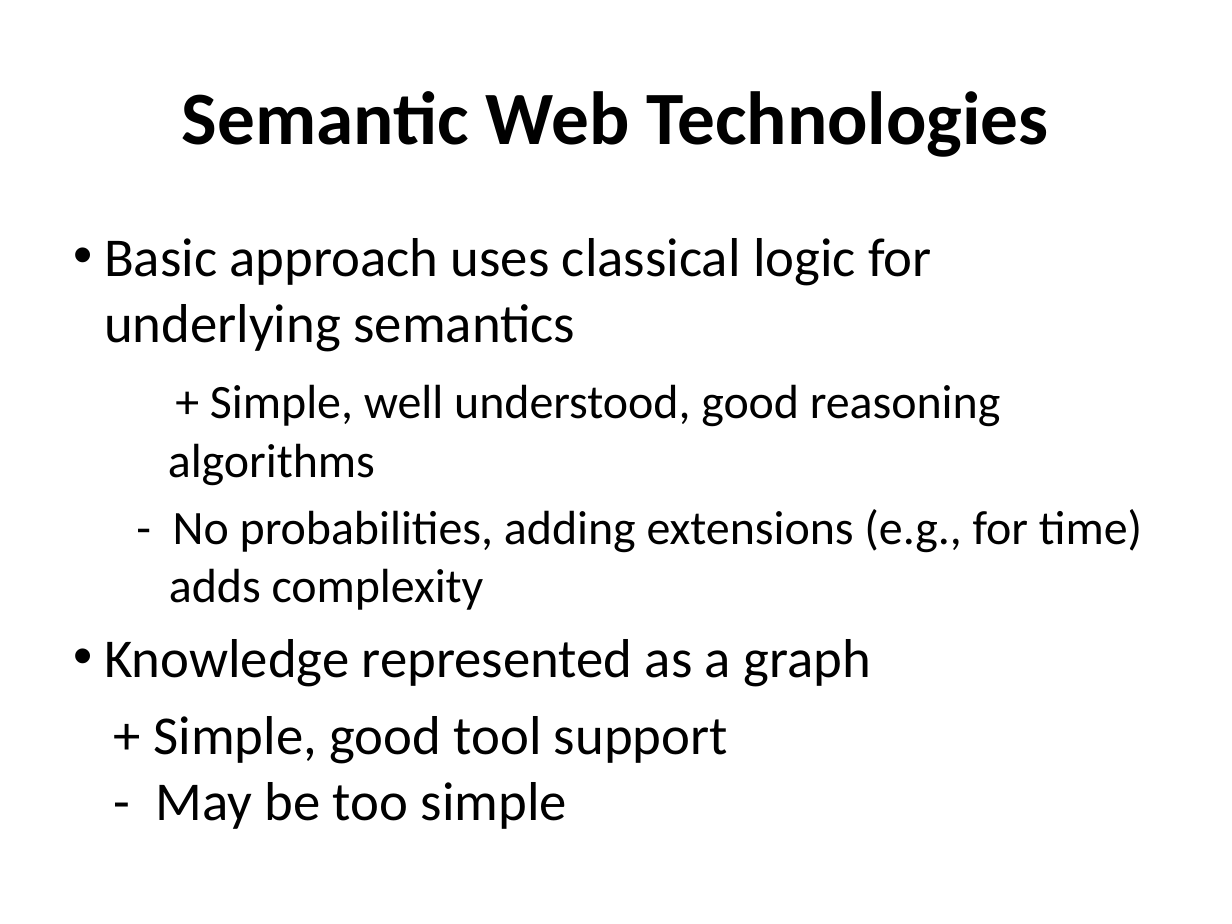
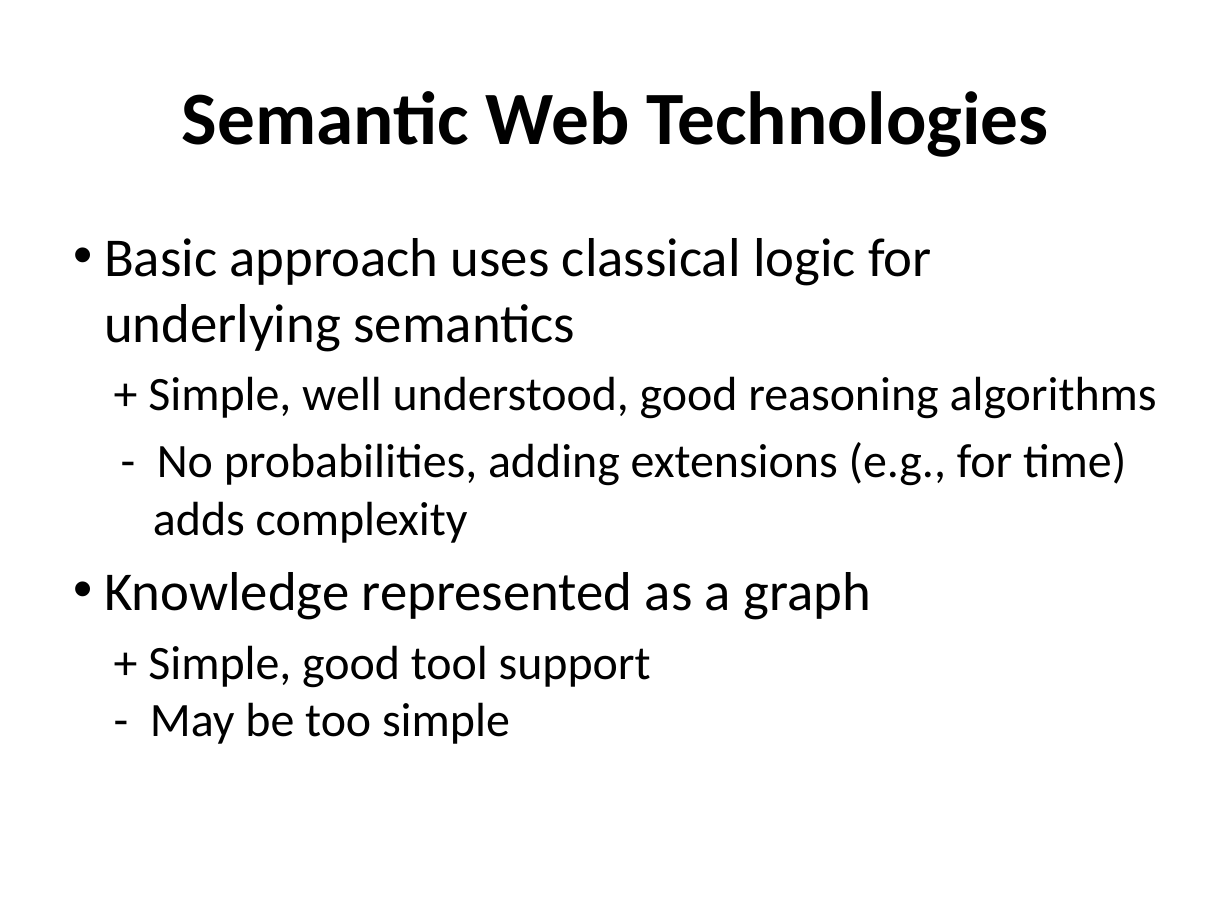
Before and after one commit to UMBC-CMSC-491-691-F19-Knowledge-Graphs/class_material, a slide deck: slide 7 of notes/01_introduction/01c_technologies.pptx. Drawn at 1232x924 pixels with LibreOffice and Linux fonts; fonts in the diff are those of the drawing. Boxes give left, top, right and bottom in pixels: in the first picture for what was removed or moved away, otherwise in the second. Text is boxed around its words. In the diff, an @@ line names an element or a change of style, - is before the commit and + after.

```diff
--- a/notes/01_introduction/01c_technologies.pptx
+++ b/notes/01_introduction/01c_technologies.pptx
@@ text at (x1=148, y1=442, x2=1126, y2=744): size 32 to 28 pt in "+ Simple, good tool support - May ..."; indent changed @@
```
Also in this commit, not shown: 13 other slides changed, 1 slide added, 1 other file.
